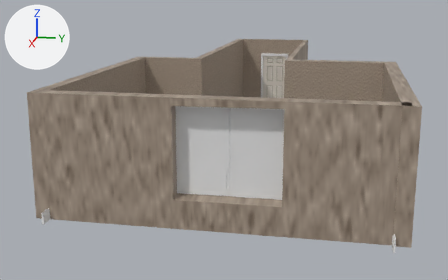
What one commit did to the Blender file Assets/Blender Meshes/window.blend.
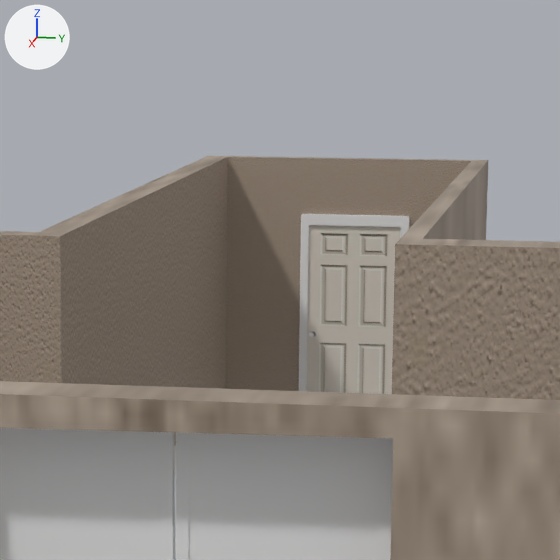
There are two pictures of each version: one whole from a 50 mm lens placed at (171.3, 14.4, 28.0), pointed at (41.4, -11.6, -4.5), one close up on the part from 42% to 73% of the width and 0% to 50% of the height. Every picture has the same lights, and +X, +Y and +Z are marked at upper left.
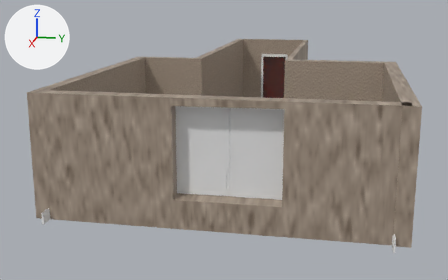
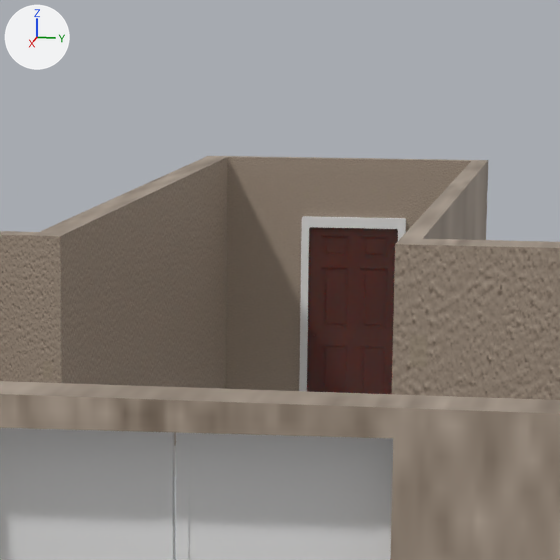
Edits to the bpy script that builds the scene:
```text
Change mat_door_001:
    add n3 = _N.new('ShaderNodeOutputMaterial'); n3.name = 'Material Output'
    remove n3 = _N.new('ShaderNodeOutputMaterial'); n3.name = 'Material Output'
    where n4 = _N.new('ShaderNodeBsdfPrincipled'); n4.name = 'Principled BSDF'
    add n4.inputs[8].default_value = 1.0  # 'Subsurface Weight'
    add n5 = _N.new('ShaderNodeMix'); n5.name = 'Mix'
    add n5.data_type = 'RGBA'
    add n5.inputs[7].default_value = (0.0875, 0.0344, 0.0281, 1.0)  # 'B', brown #53342f
    where n2 = _N.new('ShaderNodeTexImage'); n2.name = 'Image Texture'
    remove _L.new(n2.outputs[0], n4.inputs[0])  # 'Color' to 'Base Color'
    add _L.new(n2.outputs[0], n5.inputs[6])  # 'Color' to 'A'
    add _L.new(n2.outputs[1], n5.inputs[0])  # 'Alpha' to 'Factor'
    add _L.new(n2.outputs[1], n4.inputs[10])  # 'Alpha' to 'Subsurface Scale'
    add _L.new(n5.outputs[2], n4.inputs[0])  # 'Result' to 'Base Color'
Change ob_cube_011:
    ob_cube_011.location: (-12.84, -7.09, 1.19) -> (-12.84, -7.19, 1.19)
    ob_cube_011.scale: (4.0, 0.253, 7.79) -> (3.84, 0.247, 7.61)
```

Changed parts and their boxes (x1, y1, x2, y2) in the close-ups (560 x 560 px):
'Cube.010', recoloured (grey to brown)
    both: (306, 225, 401, 394)
'Cube.011', moved, rescaled
    before: (299, 214, 410, 391)
    after: (299, 216, 406, 391)
